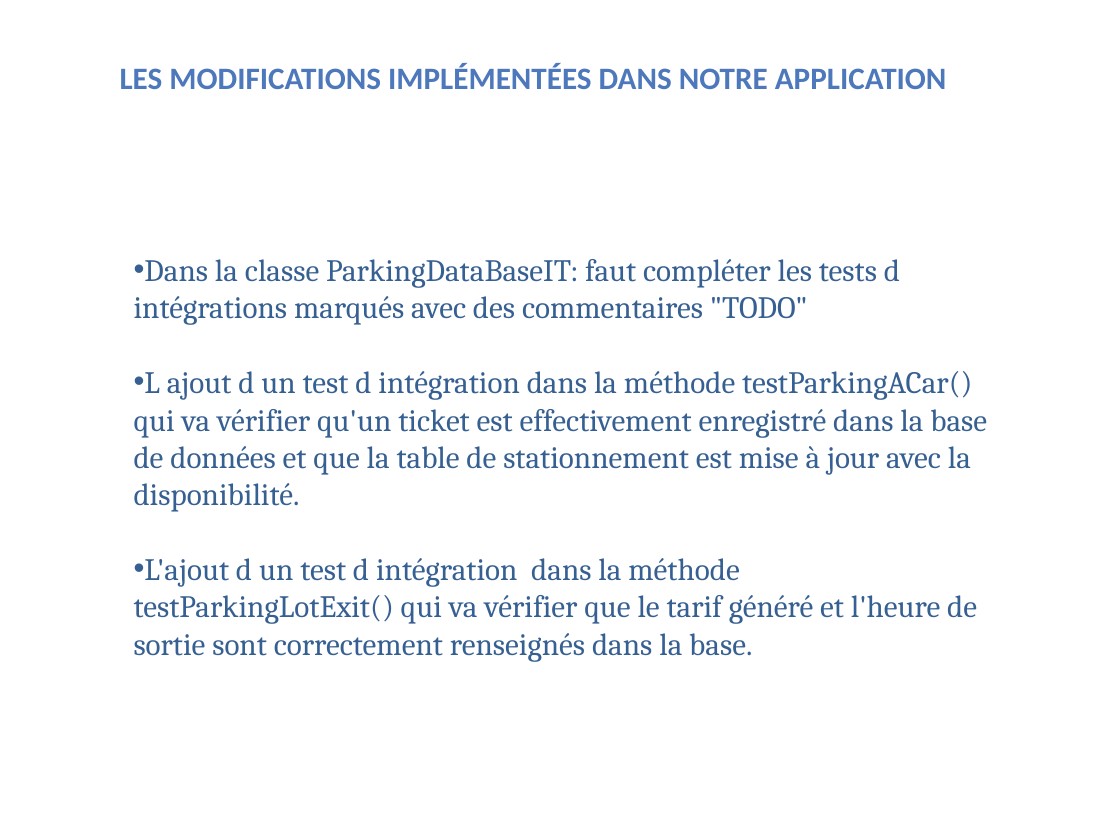
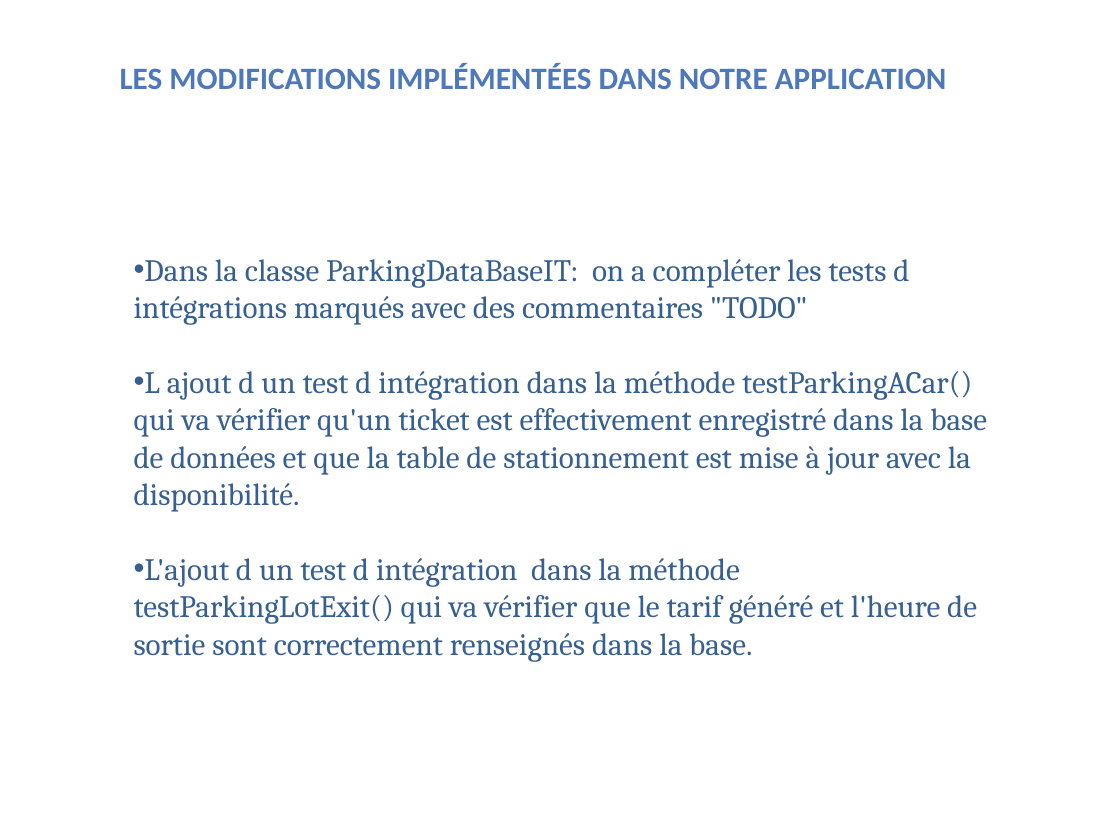
Before and after one commit to KalouiSanaa/projet5-openclassroom, a slide deck: slide 7 of p5_kaloui-sanaa-presentation.pptx. Drawn at 1120x840 pixels with LibreOffice and Linux fonts; fonts in the diff are those of the drawing; background and template pictures are left out. Boxes give left, top, right and bottom in pixels: in the first picture for what was removed or moved away, otherwise in the second. Text is boxed around its words. In the diff, an @@ line names an element or a change of style, - is before the commit and + after.

```diff
--- a/p5_kaloui-sanaa-presentation.pptx
+++ b/p5_kaloui-sanaa-presentation.pptx
@@ text at (134, 259, 909, 325): text changed @@
-• Dans la classe ParkingDataBaseIT: faut compléter les tests d intégrations marqués avec des commentaires "TODO"
+• Dans la classe ParkingDataBaseIT: on a compléter les tests d intégrations marqués avec des commentaires "TODO"
```
Also in this commit, not shown: 2 other slides changed, 24 other files.
